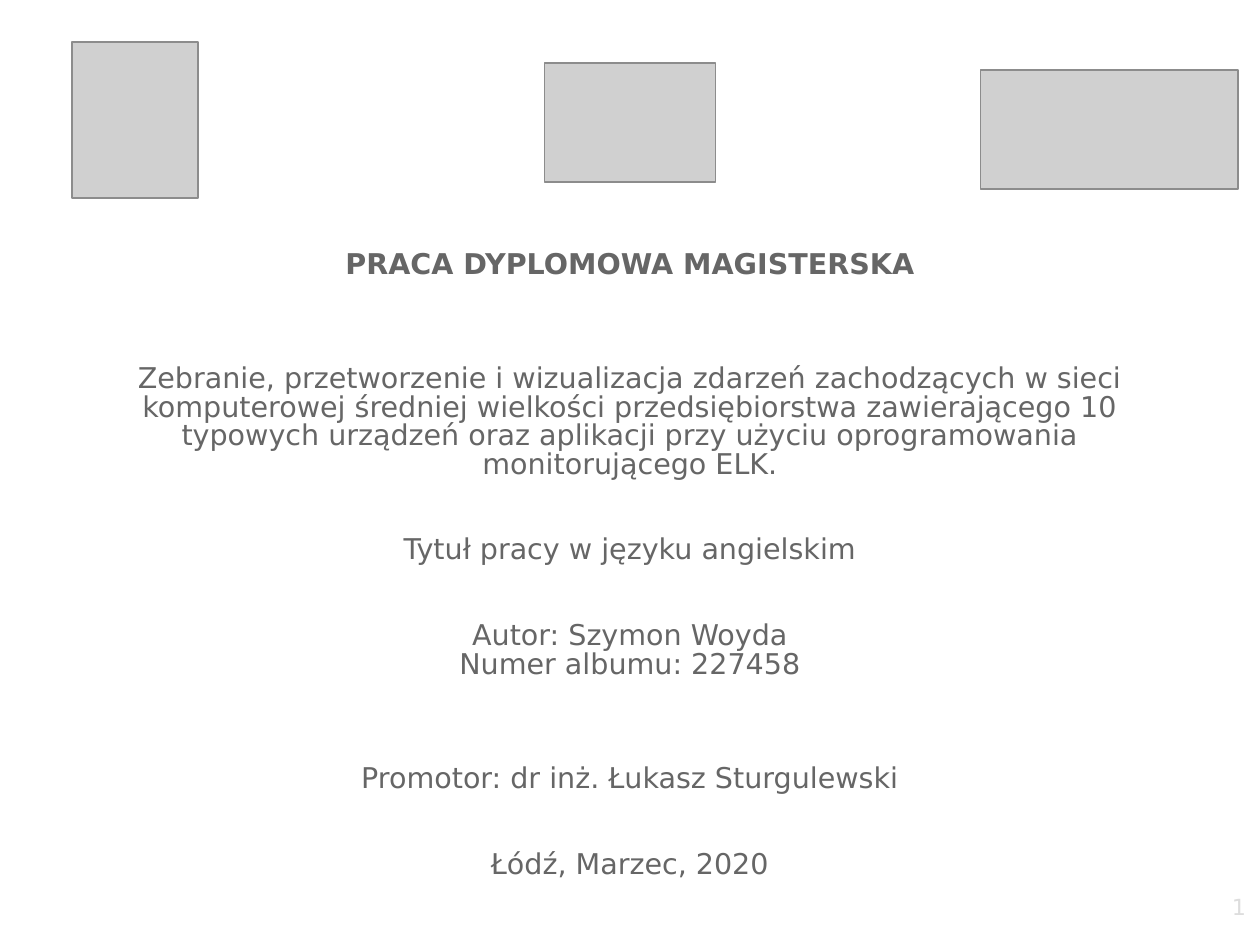
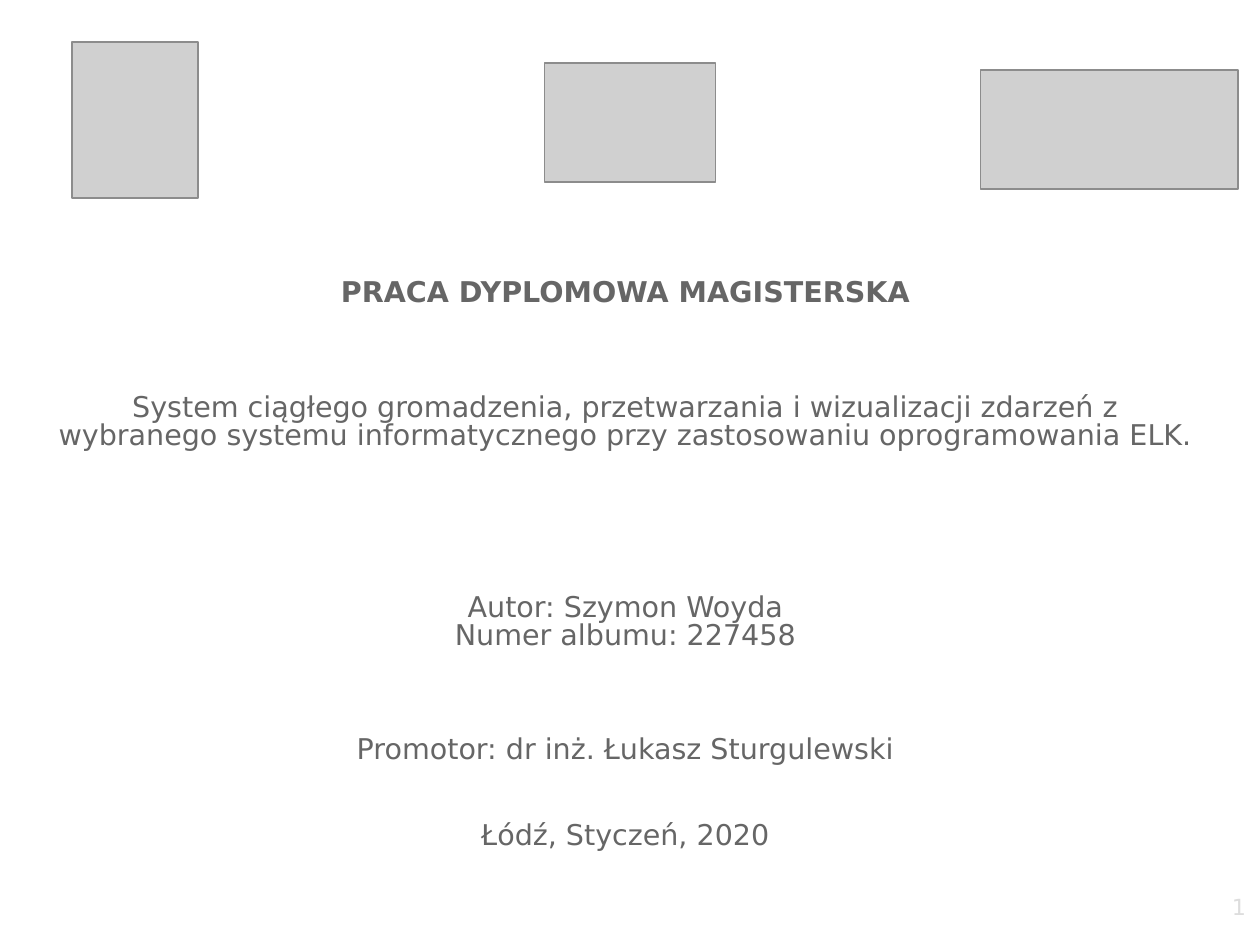
Before and after one commit to szymow/ELK, a slide deck: slide 1 of praca-magisterska.odp. Drawn at 1260x945 pixels with LibreOffice and Linux fonts; fonts in the diff are those of the drawing; grey boxes stand for pictures; background and template pictures are left out. Boxes give left, top, right and bottom in pixels: in the first picture for what was removed or moved away, otherwise in the second. Text is boxed around its words. In the diff, an @@ line names an element or a change of style, - is before the commit and + after.

```diff
--- a/praca-magisterska.odp
+++ b/praca-magisterska.odp
@@ text "PRACA DYPLOMOWA MAGISTERSKA": place and size @@
-text "PRACA DYPLOMOWA MAGISTERSKA" at [138,253,1121,878]
+text "PRACA DYPLOMOWA MAGISTERSKA" at [59,281,1191,851]
@@ text at [59,394,1191,451]: text changed @@
-Zebranie, przetworzenie i wizualizacja zdarzeń zachodzących w sieci komputerowej średniej wielkości przedsiębiorstwa zawierającego 10 typowych urządzeń oraz aplikacji przy użyciu oprogramowania monitorującego ELK.
-Tytuł pracy w języku angielskim
+System ciągłego gromadzenia, przetwarzania i wizualizacji zdarzeń z wybranego systemu informatycznego przy zastosowaniu oprogramowania ELK.
@@ text at [481,822,770,851]: text changed @@
-Łódź, Marzec, 2020
+Łódź, Styczeń, 2020
```
Also in this commit, not shown: 3 other slides changed, 1 slide removed.
